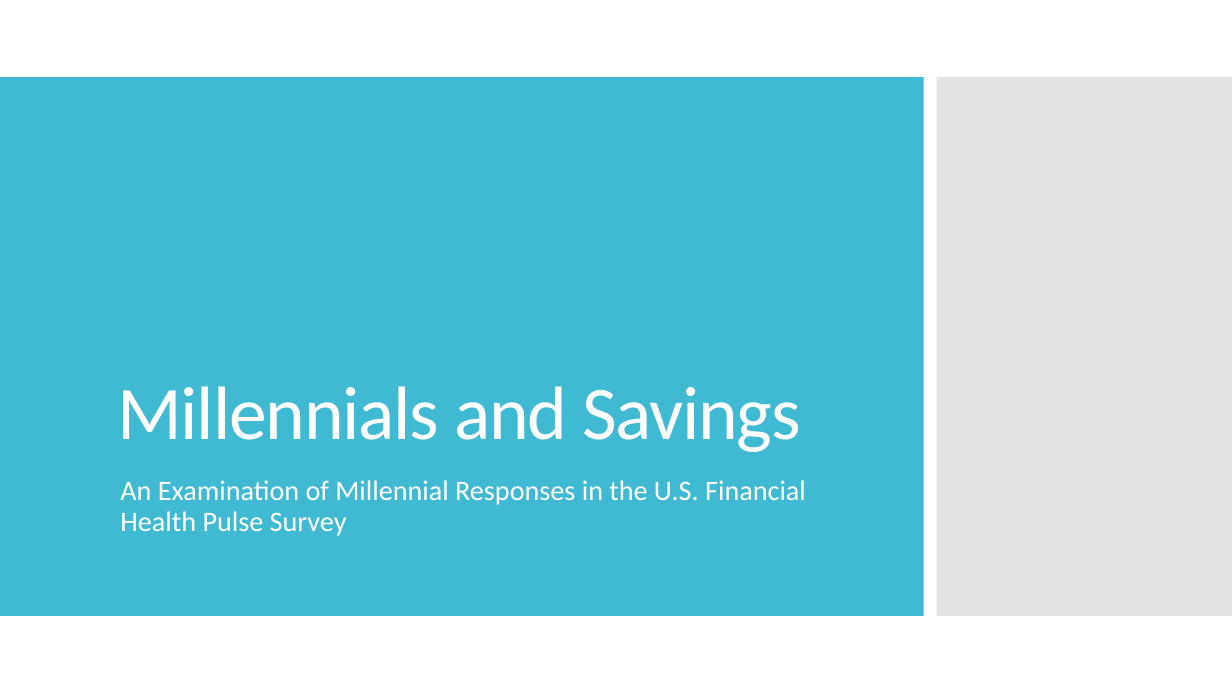
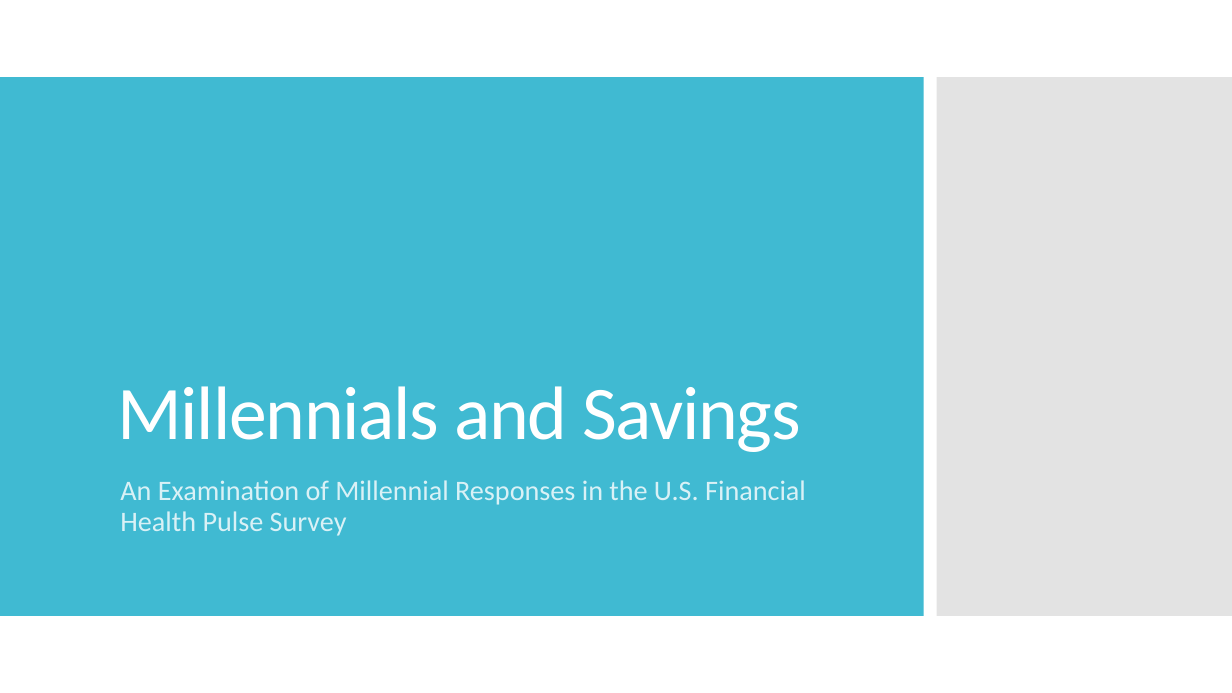
Before and after one commit to jazzstep/CFSI-USHPS-MillSavings, a slide deck: slide 1 of Millennials and Savings.pptx. Drawn at 1232x693 pixels with LibreOffice and Linux fonts; fonts in the diff are those of the drawing. Boxes give left, top, right and bottom in pixels: in the first picture for what was removed or moved away, otherwise in the second. Text is boxed around its words. In the diff, an @@ line names an element or a change of style, - is before the commit and + after.

Commit message:
adding presentation

```diff
--- a/Millennials and Savings.pptx
+++ b/Millennials and Savings.pptx
@@ subtitle "An Examination of Millennial Responses ..." at box(120, 480, 806, 536): text colour #FFFFFF to #D9F1F6 @@
```
Also in this commit, not shown: 1 other slide changed, 3 slides added, 4 slides removed, 8 other files.
